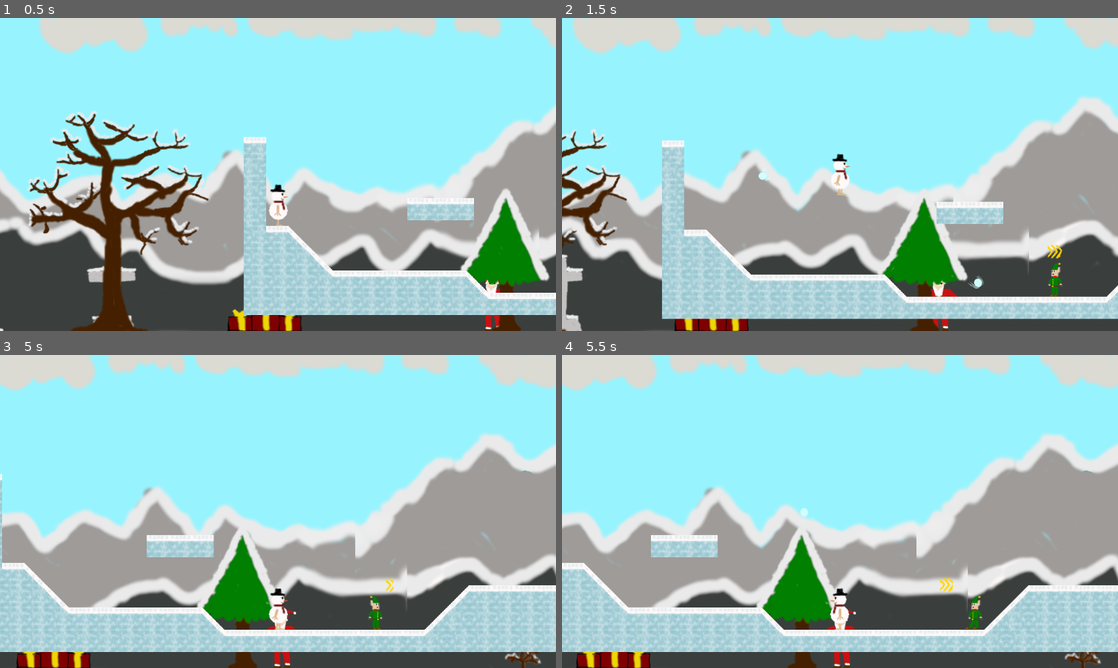
Above: before the commit, frames 1-4 (two rows, left to right).
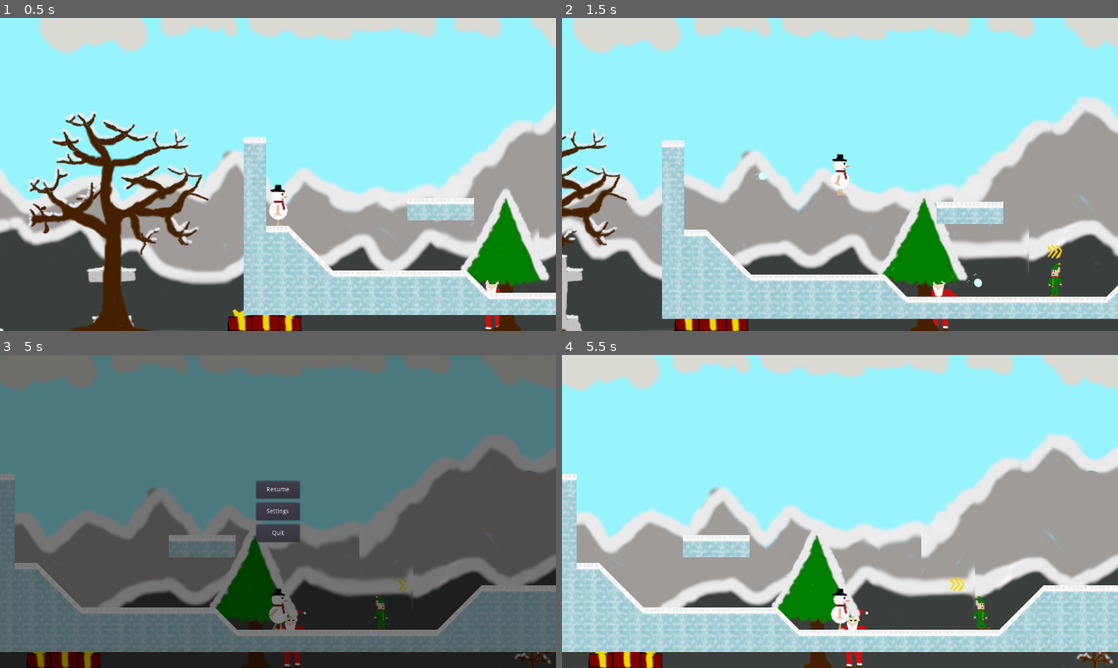
Above: after the commit, the same moments.

Repository: FeelZoR/Geta-GJ-13
Game: Godot game, scene res://src/Game.tscn
The game is run twice, just before and just after one commit, with the same random seed, the same clock (stepped at 60 frames per second) and the same inputs. Sound files missing from this copy of the repository are replaced by a short silence.
Inputs (mouse positions are in pixels of both pictures, inside the frame that each line leads up to):
- Up to frame 1 (0.5 s): no input
- Up to frame 2 (1.5 s): tap Enter (ui_accept) at 0.5 s; move the mouse to (962, 158) at 0.52 s; press the mouse at (962, 158) at 0.53 s; hold D (move_right) from 0.53 s (still down); tap Space (jump) at 0.77 s; move the mouse to (728, 190) at 1.27 s; release the mouse at (728, 190) at 1.28 s; click (728, 190) at 1.35 s
- Up to frame 3 (5 s): tap Space (jump) at 1.52, 3.77, 4.52 s; release D (move_right) at 2 s; click "OK" at 2 s; move the mouse to (333, 442) at 2.77 s; press the mouse at (333, 442) at 2.78 s; hold Q (move_left) 2.78-3.53 s; move the mouse to (250, 574) at 3.52 s; release the mouse at (250, 574) at 3.53 s; hold D (move_right) from 3.53 s (still down); click (250, 574) at 3.6 s; move the mouse to (444, 558) at 4.27 s; press the mouse at (444, 558) at 4.28 s; tap Escape (ui_cancel) at 4.9 s
- Up to frame 4 (5.5 s): release D (move_right) at 5 s; release the mouse at (1006, 558) at 5 s; click (840, 489) at 5 s, where only the run after the commit has a clickable "Resume"

Frame 1 is identical in both runs. In frame 2, less than 0.1% of the frame differs, in the area x 34-76%, y 49-87%; in frame 3, 100%, in the area x 0-100%, y 0-100%; in frame 4, 15%.

Commit message:
Create pause and settings menus

Diff:
--- a/assets/localization/translations.csv
+++ b/assets/localization/translations.csv
@@ -1,3 +1,13 @@
 keys,en,fr
 enemy_tutorial_title,Enemies,Les Ennemis
 enemy_tutorial_desc,"These elves are your enemies. Shoot them to reduce their health and kill them, but don't let them touch you!","Ces lutins sont vos ennemis. Tirez-leur dessus pour réduire leur vie et les tuer, mais ne les laissez pas vous toucher !"
+sound_settings_title,Sound Settings,Options de Son
+master_sound_settings,Master,Global
+bgm_settings,Background Music,Musique d'Ambiance
+sfx_settings,Sound Effects,Effets Sonores
+ui_sounds_settings,User Interface Sounds,Sons d'Interface
+ui_cancel,Cancel,Annuler
+ui_confirm,OK,OK
+resume,Resume,Reprise
+settings,Settings,Options
+quit,Quit,Quitter
--- /dev/null
+++ b/assets/theme/fonts/Big_title.tres
@@ -0,0 +1,7 @@
+[gd_resource type="DynamicFont" load_steps=2 format=2]
+
+[ext_resource path="res://assets/theme/fonts/BebasNeue-Regular.ttf" type="DynamicFontData" id=1]
+
+[resource]
+size = 64
+font_data = ExtResource( 1 )
--- a/project.godot
+++ b/project.godot
@@ -86,6 +86,12 @@
 , Object(InputEventJoypadButton,"resource_local_to_scene":false,"resource_name":"","device":-1,"button_index":3,"pressure":0.0,"pressed":false,"script":null)
  ]
 }
+pause={
+"deadzone": 0.5,
+"events": [ Object(InputEventKey,"resource_local_to_scene":false,"resource_name":"","device":0,"alt":false,"shift":false,"control":false,"meta":false,"command":false,"pressed":false,"scancode":16777217,"unicode":0,"echo":false,"script":null)
+, Object(InputEventJoypadButton,"resource_local_to_scene":false,"resource_name":"","device":-1,"button_index":11,"pressure":0.0,"pressed":false,"script":null)
+ ]
+}
 
 [locale]
 
--- a/src/Entities/Projectile.tscn
+++ b/src/Entities/Projectile.tscn
@@ -45,7 +45,6 @@
 
 [node name="Sprite" type="AnimatedSprite" parent="."]
 frames = SubResource( 6 )
-frame = 2
 playing = true
 
 [node name="Hitbox" type="CollisionShape2D" parent="."]
--- a/src/Game.gd
+++ b/src/Game.gd
@@ -3,9 +3,12 @@
 onready var effect_countdown = $HUD/Effect_Countdown
 onready var effect_icon = $HUD/Effect_Icon
 onready var tutorial = $HUD/Tutorial
+onready var pause = $HUD/PauseMenu
 
 func _ready():
 	randomize()
+
+##### BOOSTS #####
 
 func set_effect(time, res):
 	effect_countdown.set_effect(time)
@@ -17,6 +20,8 @@
 	effect_countdown.visible = false
 	effect_icon.visible = false
 
+##### TUTORIALS #####
+
 func start_tutorial(title, img, desc):
 	tutorial.visible = true
 	tutorial.start_tutorial(title, img, desc)
@@ -25,3 +30,18 @@
 func stop_tutorial():
 	tutorial.visible = false
 	get_tree().paused = false
+
+##### PAUSE #####
+
+func _pause():
+	$Level/BGM.pause_mode = Node.PAUSE_MODE_STOP
+	pause.visible = true
+	get_tree().paused = true
+
+func _unpause():
+	pause.visible = false
+	$Level/BGM.pause_mode = Node.PAUSE_MODE_PROCESS
+	get_tree().paused = false
+
+func _on_PauseMenu_resume():
+	_unpause()
--- a/src/Game.tscn
+++ b/src/Game.tscn
@@ -1,11 +1,13 @@
-[gd_scene load_steps=8 format=2]
+[gd_scene load_steps=10 format=2]
 
 [ext_resource path="res://src/Levels/Level1.tscn" type="PackedScene" id=1]
-[ext_resource path="res://src/HUD/Tutorial.tscn" type="PackedScene" id=2]
+[ext_resource path="res://src/UI/Tutorial.tscn" type="PackedScene" id=2]
+[ext_resource path="res://src/UI/Settings.tscn" type="PackedScene" id=3]
 [ext_resource path="res://assets/graphics/HUD/back_progress_bar.png" type="Texture" id=4]
 [ext_resource path="res://assets/graphics/HUD/progress_bar.png" type="Texture" id=5]
 [ext_resource path="res://assets/graphics/HUD/progress_bar_outline.png" type="Texture" id=6]
-[ext_resource path="res://src/HUD/Countdown.gd" type="Script" id=8]
+[ext_resource path="res://src/UI/Pause.tscn" type="PackedScene" id=7]
+[ext_resource path="res://src/UI/Countdown.gd" type="Script" id=8]
 [ext_resource path="res://src/Game.gd" type="Script" id=9]
 
 [node name="Game" type="Node2D"]
@@ -45,3 +47,10 @@
 [node name="Tutorial" parent="HUD" instance=ExtResource( 2 )]
 pause_mode = 2
 visible = false
+
+[node name="Settings" parent="HUD" instance=ExtResource( 3 )]
+visible = false
+
+[node name="PauseMenu" parent="HUD" instance=ExtResource( 7 )]
+visible = false
+[connection signal="resume" from="HUD/PauseMenu" to="." method="_on_PauseMenu_resume"]
--- a/src/Levels/Level1.tscn
+++ b/src/Levels/Level1.tscn
@@ -5,7 +5,7 @@
 [ext_resource path="res://assets/graphics/Level/Tileset.tres" type="TileSet" id=3]
 [ext_resource path="res://src/Entities/Player.tscn" type="PackedScene" id=4]
 [ext_resource path="res://src/Entities/Enemy.tscn" type="PackedScene" id=5]
-[ext_resource path="res://src/HUD/ParallaxBackground.tscn" type="PackedScene" id=6]
+[ext_resource path="res://src/UI/ParallaxBackground.tscn" type="PackedScene" id=6]
 [ext_resource path="res://assets/audio/BGM/patakas_world.wav" type="AudioStream" id=7]
 
 [sub_resource type="Animation" id=1]
--- a/src/Settings.gd
+++ b/src/Settings.gd
@@ -10,6 +10,22 @@
 var strength_animation = preload("res://assets/graphics/Level/Items/Anim_bst_strength.tres")
 var jump_animation = preload("res://assets/graphics/Level/Items/Anim_bst_jump.tres")
 
+##### SOUNDS #####
+const MASTER_BUS = "Master"
+const BGM_BUS = "BGM"
+const SFX_BUS = "SFX"
+const UI_BUS = "UI Sounds"
+
 ##### LOCALIZATION #####
-const ENEMY_TITLE_KEY = "enemy_tutorial_title"
-const ENEMY_DESC_KEY = "enemy_tutorial_desc"
+const ENEMY_TITLE_KEY 			= "enemy_tutorial_title"
+const ENEMY_DESC_KEY 			= "enemy_tutorial_desc"
+const SOUND_SETTINGS_KEY 		= "sound_settings_title"
+const MASTER_SETTINGS_KEY 		= "master_sound_settings"
+const BGM_SETTINGS_KEY			= "bgm_settings"
+const SFX_SETTINGS_KEY 			= "sfx_settings"
+const UI_SOUNDS_SETTINGS_KEY	= "ui_sounds_settings"
+const UI_CANCEL					= "ui_cancel"
+const UI_CONFIRM				= "ui_confirm"
+const RESUME_KEY				= "resume"
+const SETTINGS_KEY				= "settings"
+const QUIT_KEY					= "quit"
--- a/src/HUD/ParallaxBackground.tscn
+++ b/src/UI/ParallaxBackground.tscn
@@ -1,17 +1,10 @@
 [gd_scene load_steps=6 format=2]
 
-[ext_resource path="res://assets/graphics/Level/parallax_back.png" type="Texture" id=1]
-[ext_resource path="res://assets/graphics/Level/parallax_front_mountains.png" type="Texture" id=2]
-[ext_resource path="res://assets/graphics/Level/parallax_front.png" type="Texture" id=3]
+[ext_resource path="res://assets/graphics/Level/parallax_front_mountains.png" type="Texture" id=1]
+[ext_resource path="res://assets/graphics/Level/parallax_back.png" type="Texture" id=2]
+[ext_resource path="res://assets/graphics/Level/parallax_clouds.png" type="Texture" id=3]
 [ext_resource path="res://assets/graphics/Level/parallax_back_mountains.png" type="Texture" id=4]
-[ext_resource path="res://assets/graphics/Level/parallax_clouds.png" type="Texture" id=5]
-
-
-
-
-
-
-
+[ext_resource path="res://assets/graphics/Level/parallax_front.png" type="Texture" id=5]
 
 [node name="Parallax" type="ParallaxBackground"]
 scroll_base_offset = Vector2( 1280, 0 )
--- /dev/null
+++ b/src/UI/Pause.gd
@@ -0,0 +1,47 @@
+extends ColorRect
+
+var settings_scene = preload("res://src/UI/Settings.tscn")
+
+onready var resume_btn = $Buttons/Resume
+onready var settings_btn = $Buttons/Settings
+onready var quit_btn = $Buttons/Quit
+onready var audio = $UI_Audio
+
+signal resume
+signal _settings_closed
+var is_quitting = false
+
+func _input(event):
+	if event.is_action_pressed("pause"):
+		if get_tree().paused:
+			get_tree().get_current_scene()._unpause()
+		else:
+			get_tree().get_current_scene()._pause()
+
+func _ready():
+	resume_btn.text = tr(Settings.RESUME_KEY)
+	settings_btn.text = tr(Settings.SETTINGS_KEY)
+	quit_btn.text = tr(Settings.QUIT_KEY)
+
+func _on_Resume_pressed():
+	audio.play()
+	emit_signal("resume")
+
+func _on_Settings_pressed():
+	audio.play()
+	var settings_node = settings_scene.instance()
+	add_child(settings_node)
+	settings_node.connect("close", self, "_on_Settings_closed")
+	yield(self, "_settings_closed")
+	settings_node.queue_free()
+
+func _on_Settings_closed():
+	emit_signal("_settings_closed")
+
+func _on_Quit_pressed():
+	is_quitting = true
+	audio.play()
+
+func _on_UI_Audio_finished():
+	if is_quitting:
+		get_tree().quit()
--- /dev/null
+++ b/src/UI/Pause.tscn
@@ -0,0 +1,53 @@
+[gd_scene load_steps=3 format=2]
+
+[ext_resource path="res://src/UI/Pause.gd" type="Script" id=1]
+[ext_resource path="res://assets/audio/SFX/ui_click.wav" type="AudioStream" id=2]
+
+[node name="PauseMenu" type="ColorRect"]
+pause_mode = 2
+anchor_right = 1.0
+anchor_bottom = 1.0
+color = Color( 0, 0, 0, 0.501961 )
+script = ExtResource( 1 )
+__meta__ = {
+"_edit_use_anchors_": false
+}
+
+[node name="Buttons" type="VBoxContainer" parent="."]
+anchor_left = 0.5
+anchor_top = 0.5
+anchor_right = 0.5
+anchor_bottom = 0.5
+margin_left = -50.0
+margin_top = -70.0
+margin_right = 50.0
+margin_bottom = 70.0
+custom_constants/separation = 10
+alignment = 1
+__meta__ = {
+"_edit_use_anchors_": false
+}
+
+[node name="Resume" type="Button" parent="Buttons"]
+margin_right = 100.0
+margin_bottom = 40.0
+rect_min_size = Vector2( 100, 40 )
+
+[node name="Settings" type="Button" parent="Buttons"]
+margin_top = 50.0
+margin_right = 100.0
+margin_bottom = 90.0
+rect_min_size = Vector2( 100, 40 )
+
+[node name="Quit" type="Button" parent="Buttons"]
+margin_top = 100.0
+margin_right = 100.0
+margin_bottom = 140.0
+rect_min_size = Vector2( 100, 40 )
+
+[node name="UI_Audio" type="AudioStreamPlayer" parent="."]
+stream = ExtResource( 2 )
+[connection signal="pressed" from="Buttons/Resume" to="." method="_on_Resume_pressed"]
+[connection signal="pressed" from="Buttons/Settings" to="." method="_on_Settings_pressed"]
+[connection signal="pressed" from="Buttons/Quit" to="." method="_on_Quit_pressed"]
+[connection signal="finished" from="UI_Audio" to="." method="_on_UI_Audio_finished"]
--- /dev/null
+++ b/src/UI/Settings.gd
@@ -0,0 +1,95 @@
+extends Control
+
+const MIN_DB = -36
+
+onready var global_title = $Margin/Container/Title
+onready var sound = $UI_Sound
+
+onready var master_title = $Margin/Container/Master/Title
+onready var master_bar = $Margin/Container/Master/Bar
+
+onready var bgm_title = $Margin/Container/BGM/Title
+onready var bgm_bar = $Margin/Container/BGM/Bar
+
+onready var sfx_title = $Margin/Container/SFX/Title
+onready var sfx_bar = $Margin/Container/SFX/Bar
+
+onready var ui_title = $Margin/Container/UI/Title
+onready var ui_bar = $Margin/Container/UI/Bar
+
+onready var ok_button = $Margin/Container/Buttons/Ok
+onready var cancel_button = $Margin/Container/Buttons/Cancel
+
+var closing = false
+
+signal close
+
+func _ready():
+	global_title.text = tr(Settings.SOUND_SETTINGS_KEY)
+	ok_button.text = tr(Settings.UI_CONFIRM)
+	cancel_button.text = tr(Settings.UI_CANCEL)
+
+	_initialize(master_bar, Settings.MASTER_BUS)
+	_initialize(bgm_bar, Settings.BGM_BUS)
+	_initialize(sfx_bar, Settings.SFX_BUS)
+	_initialize(ui_bar, Settings.UI_BUS)
+
+	_update_settings(master_title, master_bar, Settings.MASTER_SETTINGS_KEY)
+	_update_settings(bgm_title, bgm_bar, Settings.BGM_SETTINGS_KEY)
+	_update_settings(sfx_title, sfx_bar, Settings.SFX_SETTINGS_KEY)
+	_update_settings(ui_title, ui_bar, Settings.UI_SOUNDS_SETTINGS_KEY)
+
+func _initialize(bar, bus_name):
+	var bus_id = AudioServer.get_bus_index(bus_name)
+	if AudioServer.is_bus_mute(bus_id):
+		bar.set_value(0)
+	else:
+		bar.set_value(_get_bar_value(AudioServer.get_bus_volume_db(bus_id)))
+
+func _update_settings(title, bar, key):
+	var intensity = bar.value
+	title.text = tr(key) + " (" + str(intensity) + "%)"
+
+func _get_bar_value(db_intensity):
+	return (1 - (db_intensity / MIN_DB)) * 100
+
+##### SLIDER HANDLING #####
+func _on_MasterBar_value_changed(_value):
+	_update_settings(master_title, master_bar, Settings.MASTER_SETTINGS_KEY)
+
+func _on_BgmBar_value_changed(_value):
+	_update_settings(bgm_title, bgm_bar, Settings.BGM_SETTINGS_KEY)
+
+func _on_SfxBar_value_changed(_value):
+	_update_settings(sfx_title, sfx_bar, Settings.SFX_SETTINGS_KEY)
+
+func _on_UiBar_value_changed(_value):
+	_update_settings(ui_title, ui_bar, Settings.UI_SOUNDS_SETTINGS_KEY)
+
+##### CLOSE UI #####
+func _get_db_intensity(percentage):
+	return -(percentage * MIN_DB) / 100 + MIN_DB
+
+func _update_intensity(bar_value, bus_name):
+	var bus_id = AudioServer.get_bus_index(bus_name)
+	if bar_value == 0:
+		AudioServer.set_bus_mute(bus_id, true)
+	else:
+		AudioServer.set_bus_mute(bus_id, false)
+		AudioServer.set_bus_volume_db(bus_id, _get_db_intensity(bar_value))
+
+func _on_Ok_pressed():
+	_update_intensity(master_bar.value, Settings.MASTER_BUS)
+	_update_intensity(bgm_bar.value, Settings.BGM_BUS)
+	_update_intensity(sfx_bar.value, Settings.SFX_BUS)
+	_update_intensity(ui_bar.value, Settings.UI_BUS)
+	sound.play()
+	closing = true
+
+func _on_Cancel_pressed():
+	sound.play()
+	closing = true
+
+func _on_UI_Sound_finished():
+	if closing:
+		emit_signal("close")
--- /dev/null
+++ b/src/UI/Settings.tscn
@@ -0,0 +1,144 @@
+[gd_scene load_steps=5 format=2]
+
+[ext_resource path="res://src/UI/Settings.gd" type="Script" id=1]
+[ext_resource path="res://assets/audio/SFX/ui_click.wav" type="AudioStream" id=2]
+[ext_resource path="res://assets/theme/fonts/Text_desc_font.tres" type="DynamicFont" id=3]
+[ext_resource path="res://assets/theme/fonts/Big_title.tres" type="DynamicFont" id=4]
+
+[node name="Settings" type="Panel"]
+pause_mode = 2
+anchor_left = 0.5
+anchor_top = 0.5
+anchor_right = 0.5
+anchor_bottom = 0.5
+margin_left = -638.941
+margin_top = -360.0
+margin_right = 641.059
+margin_bottom = 360.0
+script = ExtResource( 1 )
+__meta__ = {
+"_edit_use_anchors_": false
+}
+
+[node name="Margin" type="MarginContainer" parent="."]
+margin_left = 50.0
+margin_top = 50.0
+margin_right = 1230.0
+margin_bottom = 670.0
+__meta__ = {
+"_edit_use_anchors_": false
+}
+
+[node name="Container" type="VBoxContainer" parent="Margin"]
+margin_right = 1180.0
+margin_bottom = 620.0
+custom_constants/separation = 60
+
+[node name="Title" type="Label" parent="Margin/Container"]
+margin_right = 1180.0
+margin_bottom = 78.0
+custom_fonts/font = ExtResource( 4 )
+text = "Sound Settings"
+align = 1
+
+[node name="Master" type="VBoxContainer" parent="Margin/Container"]
+margin_top = 138.0
+margin_right = 1180.0
+margin_bottom = 176.0
+custom_constants/separation = 5
+
+[node name="Title" type="Label" parent="Margin/Container/Master"]
+margin_right = 1180.0
+margin_bottom = 17.0
+custom_fonts/font = ExtResource( 3 )
+text = "Master"
+align = 1
+
+[node name="Bar" type="HSlider" parent="Margin/Container/Master"]
+margin_top = 22.0
+margin_right = 1180.0
+margin_bottom = 38.0
+__meta__ = {
+"_edit_use_anchors_": false
+}
+
+[node name="BGM" type="VBoxContainer" parent="Margin/Container"]
+margin_top = 236.0
+margin_right = 1180.0
+margin_bottom = 273.0
+
+[node name="Title" type="Label" parent="Margin/Container/BGM"]
+margin_right = 1180.0
+margin_bottom = 17.0
+custom_fonts/font = ExtResource( 3 )
+text = "BGM"
+align = 1
+
+[node name="Bar" type="HSlider" parent="Margin/Container/BGM"]
+margin_top = 21.0
+margin_right = 1180.0
+margin_bottom = 37.0
+
+[node name="SFX" type="VBoxContainer" parent="Margin/Container"]
+margin_top = 333.0
+margin_right = 1180.0
+margin_bottom = 370.0
+
+[node name="Title" type="Label" parent="Margin/Container/SFX"]
+margin_right = 1180.0
+margin_bottom = 17.0
+custom_fonts/font = ExtResource( 3 )
+text = "SFX"
+align = 1
+
+[node name="Bar" type="HSlider" parent="Margin/Container/SFX"]
+margin_top = 21.0
+margin_right = 1180.0
+margin_bottom = 37.0
+
+[node name="UI" type="VBoxContainer" parent="Margin/Container"]
+margin_top = 430.0
+margin_right = 1180.0
+margin_bottom = 467.0
+
+[node name="Title" type="Label" parent="Margin/Container/UI"]
+margin_right = 1180.0
+margin_bottom = 17.0
+custom_fonts/font = ExtResource( 3 )
+text = "UI"
+align = 1
+
+[node name="Bar" type="HSlider" parent="Margin/Container/UI"]
+margin_top = 21.0
+margin_right = 1180.0
+margin_bottom = 37.0
+
+[node name="Buttons" type="HBoxContainer" parent="Margin/Container"]
+margin_top = 527.0
+margin_right = 1180.0
+margin_bottom = 567.0
+custom_constants/separation = 20
+alignment = 1
+
+[node name="Cancel" type="Button" parent="Margin/Container/Buttons"]
+margin_left = 500.0
+margin_right = 580.0
+margin_bottom = 40.0
+rect_min_size = Vector2( 80, 40 )
+
+[node name="Ok" type="Button" parent="Margin/Container/Buttons"]
+margin_left = 600.0
+margin_right = 680.0
+margin_bottom = 40.0
+rect_min_size = Vector2( 80, 40 )
+
+[node name="UI_Sound" type="AudioStreamPlayer" parent="."]
+stream = ExtResource( 2 )
+bus = "UI Sounds"
+[connection signal="value_changed" from="Margin/Container/Master/Bar" to="." method="_on_MasterBar_value_changed"]
+[connection signal="value_changed" from="Margin/Container/BGM/Bar" to="." method="_on_BgmBar_value_changed"]
+[connection signal="value_changed" from="Margin/Container/SFX/Bar" to="." method="_on_SfxBar_value_changed"]
+[connection signal="value_changed" from="Margin/Container/UI/Bar" to="." method="_on_UiBar_value_changed"]
+[connection signal="pressed" from="Margin/Container/Buttons/Cancel" to="." method="_on_Cancel_pressed"]
+[connection signal="pressed" from="Margin/Container/Buttons/Ok" to="." method="_on_Ok_pressed"]
+[connection signal="finished" from="UI_Sound" to="." method="_on_UI_Sound_finished"]
--- a/src/HUD/Tutorial.tscn
+++ b/src/UI/Tutorial.tscn
@@ -2,8 +2,9 @@
 
 [ext_resource path="res://assets/theme/fonts/BebasNeue-Regular.ttf" type="DynamicFontData" id=1]
 [ext_resource path="res://assets/theme/fonts/Text_desc_font.tres" type="DynamicFont" id=2]
-[ext_resource path="res://src/HUD/Tutorial.gd" type="Script" id=3]
+[ext_resource path="res://src/UI/Tutorial.gd" type="Script" id=3]
 [ext_resource path="res://assets/audio/SFX/ui_click.wav" type="AudioStream" id=4]
+
 
 [sub_resource type="DynamicFont" id=1]
 size = 32
Not shown, changed: assets/audio/BGM/african_safari.wav.import
Not shown, changed: assets/audio/BGM/blazer_rail.wav.import
Not shown, changed: assets/audio/BGM/blazer_rail_2.wav.import
Not shown, changed: assets/audio/BGM/off_limits.wav.import
Not shown, changed: assets/audio/BGM/patakas_world.wav.import
Binary file changed: assets/localization/translations.en.translation
Binary file changed: assets/localization/translations.fr.translation
Renamed: src/HUD/Countdown.gd -> src/UI/Countdown.gd
Not shown: 4 places in src/UI/ParallaxBackground.tscn that only renumber resources
Renamed: src/HUD/Tutorial.gd -> src/UI/Tutorial.gd
